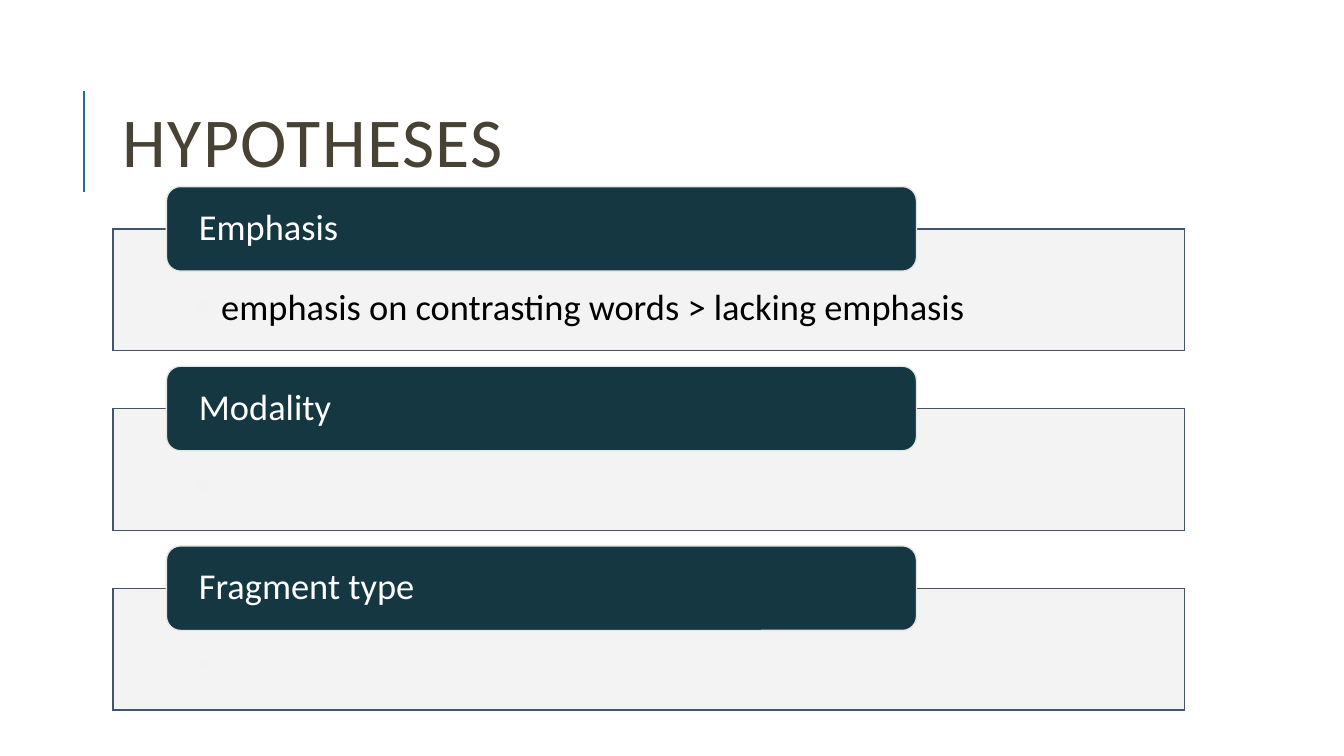
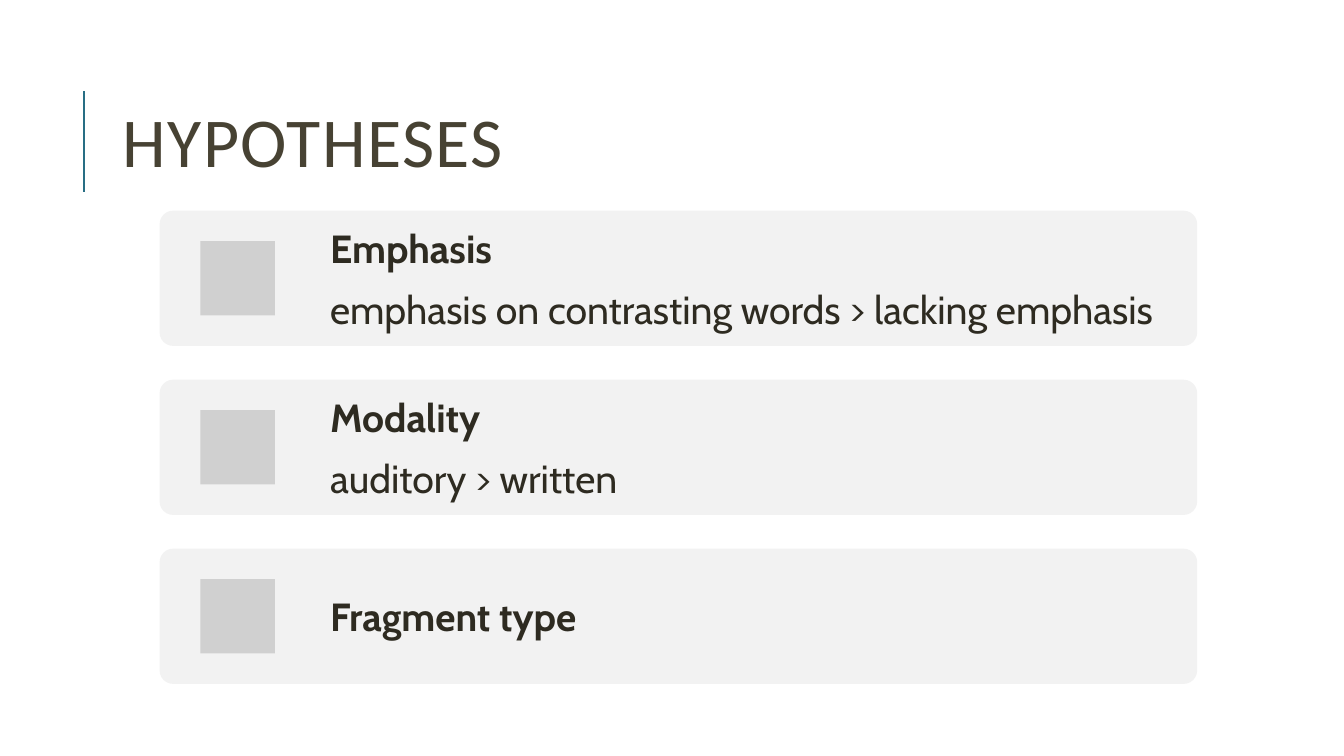
Before and after one commit to miriamschiele/MA, a slide deck: slide 17 of presentation/Miriam Schiele, MA presentation.pptx (slide 27 before the commit). Drawn at 1344x756 pixels with LibreOffice and Linux fonts; fonts in the diff are those of the drawing; grey boxes stand for pictures. Boxes give left, top, right and bottom in pixels: in the first picture for what was removed or moved away, otherwise in the second. Text is boxed around its words. In the diff, an @@ line names an element or a change of style, - is before the commit and + after.

```diff
--- a/presentation/Miriam Schiele, MA presentation.pptx
+++ b/presentation/Miriam Schiele, MA presentation.pptx
@@ text "Emphasis": place and size @@
-text "Emphasis" at (221,294,964,327)
+text "Emphasis" at (330,233,1153,334)
@@ text "Emphasis" at (330,233,1153,334): vertical alignment top to middle @@
@@ text at (330,233,492,273): paragraph added @@
+Emphasis
@@ text at (330,294,1153,334): size 26 to 28 pt, font Calibri to Cabin, text colour #000000 to #2E2B21 in "emphasis on contrasting words > lacking emphasis"; bullet • to none; list level 2 to 1 in "emphasis on contrasting words > ..."; line spacing 0.9 to 1 @@
@@ text "Modality": place and size @@
-text "Modality" at (199,394,331,426)
+text "Modality" at (330,402,617,503)
@@ text at (330,402,480,442): size 26 to 28 pt, font Calibri to Cabin, text colour #FFFFFF to #2E2B21, bold on in "Modality"; line spacing 0.9 to 1 @@
@@ text at (330,463,617,503): paragraph added @@
+auditory > written
@@ group removed at (113,187,1185,711): 3 rectangles, 3 rounded rectangles, 1 text @@
-Emphasis
@@ text "Fragment type": place and size @@
-text "Fragment type" at (199,575,414,606)
+text "Fragment type" at (330,603,576,641)
@@ text "Fragment type" at (330,603,576,641): size 26 to 28 pt, font Calibri to Cabin, text colour #FFFFFF to #2E2B21, bold on; line spacing 0.9 to 1 @@
@@ group added at (159,211,1197,684): 3 rounded rectangles, 3 pictures @@
```
Also in this commit, not shown: 17 other slides changed, 12 slides added, 14 slides removed, 3 other files.
